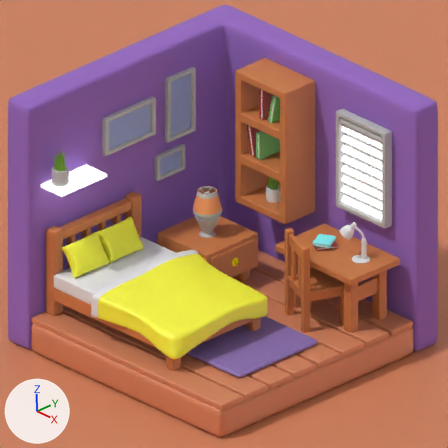
Before and after pictures for a commit that changed the Blender file IsometricBedroom/IsometricBedroom.blend.
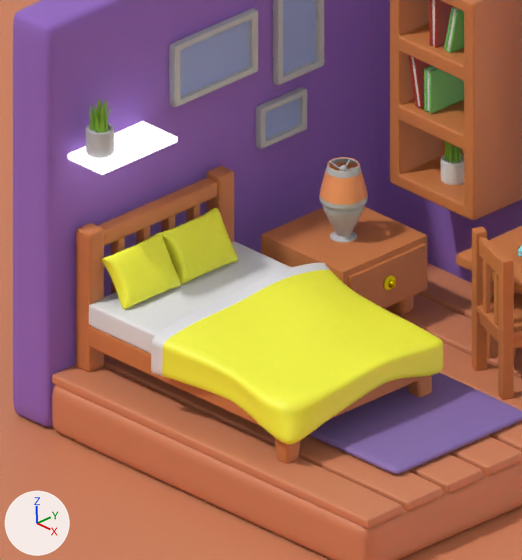
Old and new are each drawn from the file's camera 'Camera' and again close up on the part from 0% to 70% of the width and 20% to 96% of the height. The lights are fixed; the arrows at lower left show +X, +Y and +Z.

Script lines for the objects in view, before the commit:
```python
ob_blanket = bpy.data.objects.new('Blanket', me_bedbase_004)
ob_blanket.parent = ob_bed
ob_blanket.location = (0.339, -0.404, 0.535)
ob_book2_001 = bpy.data.objects.new('Book2.001', me_cube_005)
ob_book2_001.parent = ob_bookshelf
ob_book2_001.location = (-0.465, 0.841, 1.662)
ob_walls = bpy.data.objects.new('Walls', me_cube_001)
ob_walls.location = (-0.417, 0.417, 1.0)
# also in view: 'Shelf' at (-0.89, -0.65, 1.33); 'Plant.001' at (-0.32, 0.83, 0.9); 'Planks' at (0.0, 0.0, 0.26); 'Background' at (0.0, 0.0, 0.0); 'Lamp.001' at (-0.53, 0.36, 0.84)
```
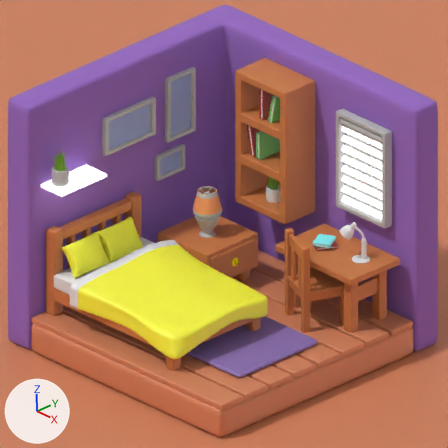
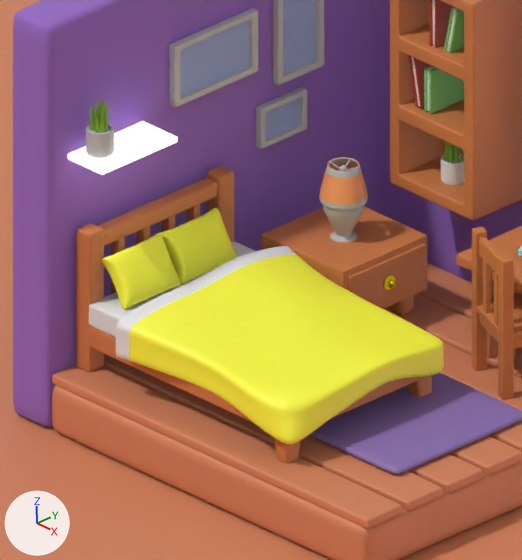
Location of each change, [x1, y1, x2, y2] in pixels of the close-ups (522 x 560 px):
```json
{"object": "Blanket", "change": "moved, rescaled", "before": [151, 263, 443, 444], "after": [116, 246, 444, 444], "on screen": "12% wider, 9% taller"}
{"object": "Matress", "change": "unchanged, covered by the edit", "before": [89, 241, 292, 354], "after": [89, 241, 255, 337]}
```

Scene script edits in JSON lines:
```json
{"op": "set", "path": "ob_blanket.location", "old": "(0.339, -0.404, 0.535)", "new": "(0.257, -0.404, 0.535)"}
{"op": "set", "path": "ob_blanket.scale", "old": "(1.0, 1.0, 1.0)", "new": "(1.28, 1.0, 1.0)"}
```
